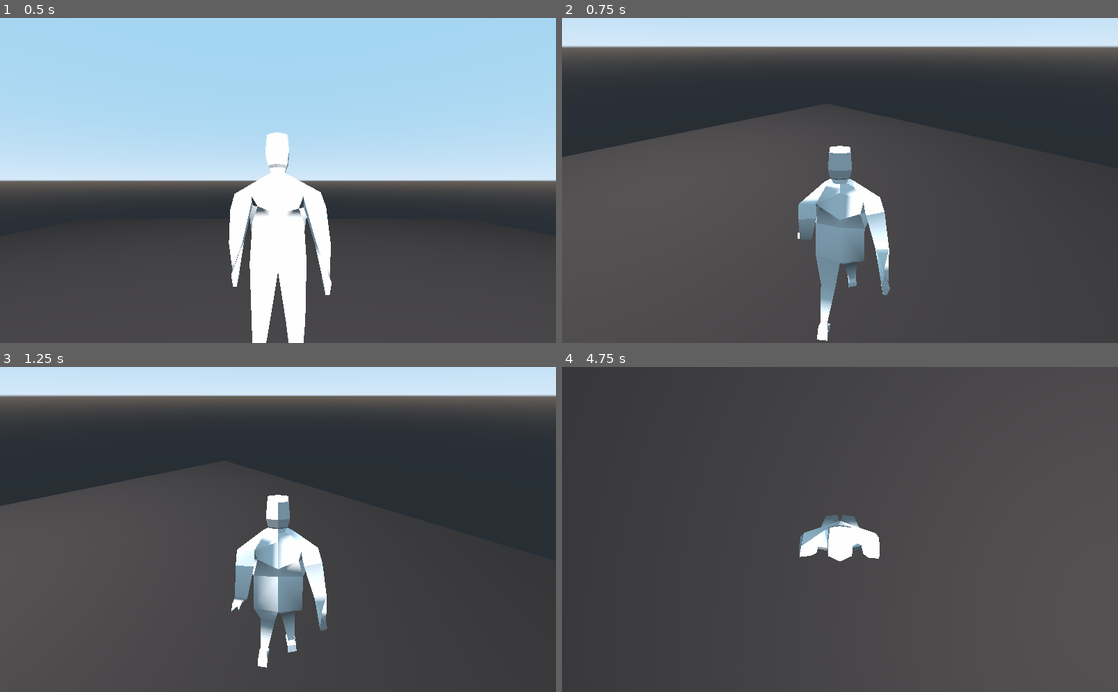
Above: before the commit, frames 1-4 (two rows, left to right).
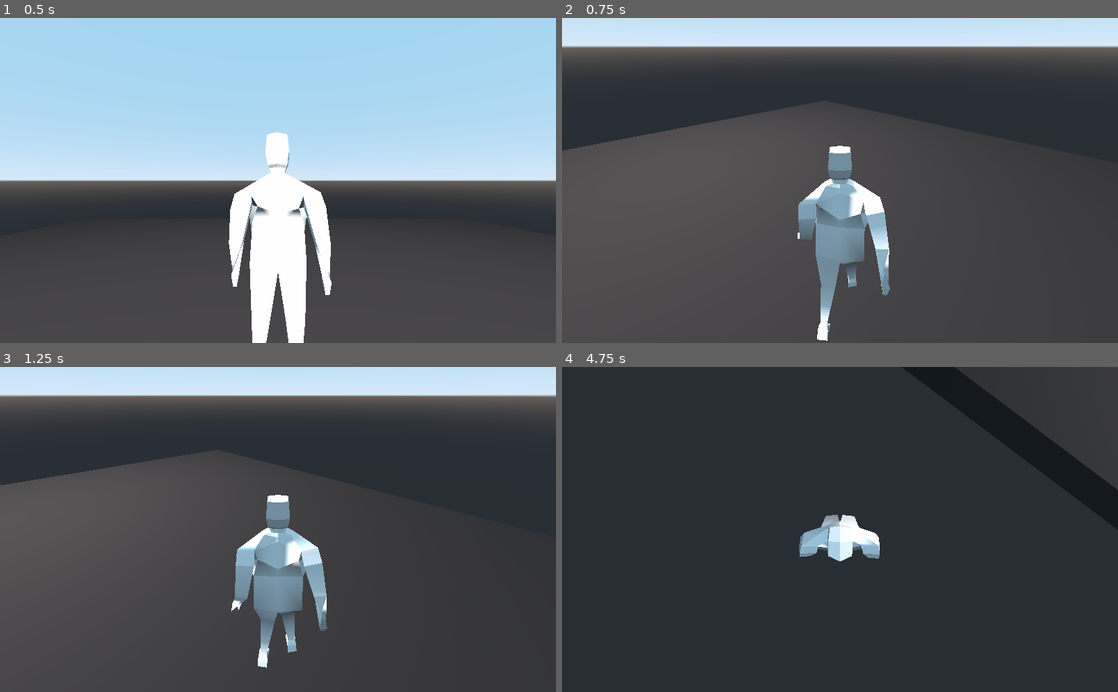
Above: after the commit, the same moments.

Repository: lolajojo/childhood_mystery_prototype
Game: Godot game, scene res://scenes/Main.tscn
Same seed, same stepped clock (60 frames per second), same inputs: the game is played once before the commit and once after it.
Inputs (mouse positions are in pixels of both pictures, inside the frame that each line leads up to):
- Up to frame 1 (0.5 s): no input
- Up to frame 2 (0.75 s): tap Enter at 0.5 s; move the mouse to (962, 164) at 0.52 s; hold D (move_right) from 0.53 s (still down)
- Up to frame 3 (1.25 s): keep holding D (move_right)
- Up to frame 4 (4.75 s): move the mouse to (728, 545) at 1.27 s; release D (move_right) at 1.28 s; hold S (move_back) 1.28-2.03 s; move the mouse to (895, 458) at 2.02 s; hold D (move_right) 2.03-2.78 s; move the mouse to (812, 594) at 2.77 s; hold W (move_forward) 2.78-3.53 s; move the mouse to (1006, 578) at 3.52 s; hold A (move_left) from 3.53 s (still down); move the mouse to (673, 480) at 4.27 s

Frame 1 is identical in both runs. In frame 2, 1.4% of the frame differs, in the area x 0-64%, y 26-93%; in frame 3, 4.2%; in frame 4, 68%, in the area x 24-100%, y 0-100%.

Commit message:
Connect player movement to camera

Diff:
--- a/childhood-mystery-prototype/scenes/MouseRotationPoint.gd
+++ b/childhood-mystery-prototype/scenes/MouseRotationPoint.gd
@@ -3,9 +3,6 @@
 func _input(event):
 	if event is InputEventMouseMotion:
 		var movement = event.relative
-		transform
 		rotation.x += -deg2rad(movement.y)
 		rotation.x = clamp(rotation.x, deg2rad(-90), deg2rad(90))
 		rotation.y += -deg2rad(movement.x)
-		print("camera_rotation_x", rotation.x)
-		print("camera_rotation_y", rotation.y)
--- a/childhood-mystery-prototype/scenes/Player.gd
+++ b/childhood-mystery-prototype/scenes/Player.gd
@@ -17,23 +17,24 @@
 
 
 func _physics_process(delta):
-	correct_rotation()
+	if is_moving:
+		correct_rotation()
 
 	var direction = Vector3.ZERO
 
 	if Input.is_action_pressed("move_left"):
+		direction.x += 1
+	if Input.is_action_pressed("move_right"):
 		direction.x -= 1
-	if Input.is_action_pressed("move_right"):
-		direction.x += 1
 
 	if Input.is_action_pressed("move_forward"):
+		direction.z += 1
+	if Input.is_action_pressed("move_back"):
 		direction.z -= 1
-	if Input.is_action_pressed("move_back"):
-		direction.z += 1
 
 	if direction != Vector3.ZERO:
 		direction = direction.normalized()
-		# $Pivot.look_at(-(translation + direction), Vector3.UP)
+		direction = direction.rotated(Vector3.UP, get_node(pivot_point).rotation.y)
 
 		if not is_moving:
 			is_moving = true
